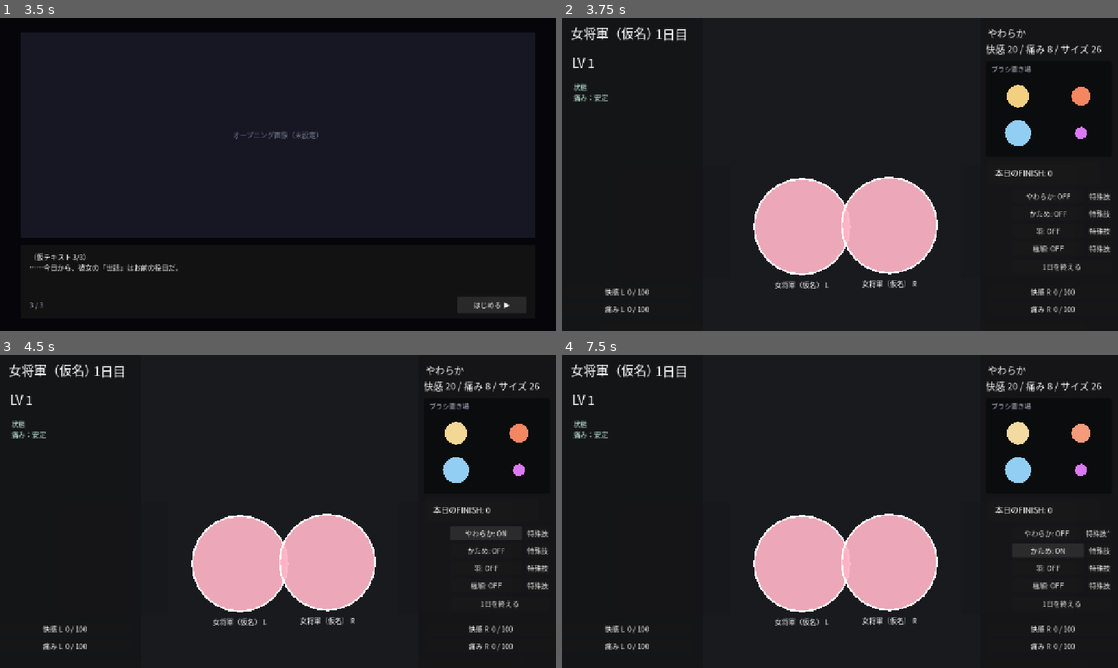
Above: before the commit, frames 1-4 (two rows, left to right).
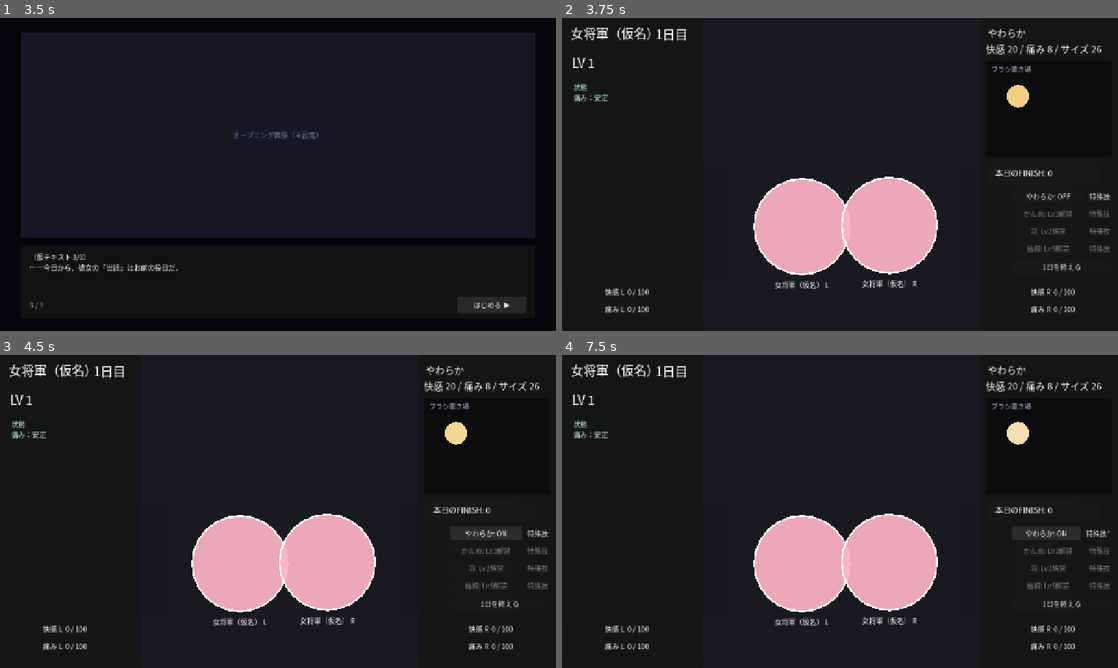
Above: after the commit, the same moments.

Repository: ankored33/slime
Game: Godot game, scene res://scenes/main.tscn
Two runs of this game, one before a commit and one after it. Both use one fixed random seed, a clock stepped at 60 frames per second and the inputs below.
Inputs:
- Up to frame 1 (3.5 s): click "はじめる" at 0.5 s; click "この娘をいじる" at 1.25 s; click "次へ ▼" at 2 s; click "次へ ▼" at 2.75 s
- Up to frame 2 (3.75 s): click "はじめる ▶" at 3.5 s
- Up to frame 3 (4.5 s): click "やわらか: OFF" at 4.25 s
- Up to frame 4 (7.5 s): click "やわらか: ON" at 5 s; click "特殊技" at 5.75 s; click "特殊技*" at 6.5 s; click "かため: OFF" (after the commit: "やわらか: OFF") at 7.25 s

Frame 1 is identical in both runs. In frame 2, 1.0% of the frame differs, in the area x 79-99%, y 22-75%; in frame 3, 1.0%; in frame 4, 1.1%.

Commit message:
Gate brushes behind character level unlocks
Soft brush is the Lv1 starter; feather, firm, and fine-point unlock
at Lv2/3/5 per character. Locked brushes are hidden from the rack
and excluded from picking, collision, and push-out, and their
control buttons are disabled showing the unlock level.

Co-Authored-By: Claude Fable 5 <noreply@anthropic.com>

Diff:
--- a/godot/scripts/game_rules.gd
+++ b/godot/scripts/game_rules.gd
@@ -36,6 +36,20 @@
 static func retention_ratio(level: int) -> float:
 	return minf(0.65, float(maxi(0, level - 1)) * 0.07)
 
+## Character level required to use each brush. Unknown ids unlock at Lv1.
+const BRUSH_UNLOCK_LEVELS := {
+	"brush-a": 1,
+	"brush-c": 2,
+	"brush-b": 3,
+	"brush-d": 5
+}
+
+static func brush_unlock_level(brush_id: String) -> int:
+	return int(BRUSH_UNLOCK_LEVELS.get(brush_id, 1))
+
+static func is_brush_unlocked(brush_id: String, level: int) -> bool:
+	return level >= brush_unlock_level(brush_id)
+
 static func banked_finish(day_finish_count: int, failed_by_pain: bool) -> int:
 	if failed_by_pain:
 		return int(floor(float(day_finish_count) * FAIL_PENALTY_RATIO))
--- a/godot/scripts/game_screen.gd
+++ b/godot/scripts/game_screen.gd
@@ -160,9 +160,18 @@
 	_right_slime.apply_species(_species, "R", right_config)
 	var level := int(_species.get("level", 1))
 	finish_threshold = GameRules.finish_threshold(level)
+	_apply_brush_unlocks(level)
 	_meta_label.text = "LV %d" % level
 	_day_label.text = "1日目"
 	reset_day()
+
+func _apply_brush_unlocks(level: int) -> void:
+	for brush: Brush in _brush_map.values():
+		var unlocked := GameRules.is_brush_unlocked(brush.brush_id, level)
+		brush.visible = unlocked
+		if not unlocked:
+			brush.is_active = false
+			brush.special_time_left = 0.0
 
 func _apply_slime_layout(slime: SlimeTarget, cfg: Dictionary) -> void:
 	var pos_variant: Variant = cfg.get("position", null)
@@ -223,6 +232,8 @@
 	var nearest: Brush
 	var nearest_distance: float = INF
 	for brush: Brush in _brush_map.values():
+		if not brush.visible:
+			continue
 		var distance: float = brush.position.distance_to(local_mouse)
 		if distance <= brush.hit_radius * 1.4 and distance < nearest_distance:
 			nearest = brush
@@ -235,6 +246,8 @@
 		var deepest := 0.0
 		var touched_by_active := false
 		for brush: Brush in _brush_map.values():
+			if not brush.visible:
+				continue
 			var overlap: float = brush.hit_radius + slime.radius - brush.global_position.distance_to(slime.global_position)
 			deepest = maxf(deepest, overlap)
 			if brush.is_active and overlap > 0.0:
@@ -288,14 +301,14 @@
 
 func _on_brush_toggle_pressed(brush_id: String) -> void:
 	var brush: Brush = _brush_map.get(brush_id)
-	if brush == null:
+	if brush == null or not brush.visible:
 		return
 	brush.is_active = not brush.is_active
 	_update_brush_controls()
 
 func _on_brush_special_pressed(brush_id: String) -> void:
 	var brush: Brush = _brush_map.get(brush_id)
-	if brush == null:
+	if brush == null or not brush.visible:
 		return
 	brush.trigger_special()
 	_update_brush_controls()
@@ -306,12 +319,23 @@
 		if brush == null:
 			continue
 		var toggle: Button = _brush_toggle_buttons[brush_id]
-		toggle.text = "%s: %s" % [_brush_display_name(brush), "ON" if brush.is_active else "OFF"]
 		var special: Button = _brush_special_buttons[brush_id]
-		special.text = "特殊技*" if brush.is_special_active() else "特殊技"
+		var locked := not brush.visible
+		toggle.disabled = locked
+		special.disabled = locked
+		if locked:
+			toggle.text = "%s: Lv%d解禁" % [_brush_display_name(brush), GameRules.brush_unlock_level(brush_id)]
+			special.text = "特殊技"
+		else:
+			toggle.text = "%s: %s" % [_brush_display_name(brush), "ON" if brush.is_active else "OFF"]
+			special.text = "特殊技*" if brush.is_special_active() else "特殊技"
 	var selected_brush: Brush = _held_brush
-	if selected_brush == null and not _brush_map.is_empty():
-		selected_brush = _brush_map.get(_sorted_brush_ids()[0])
+	if selected_brush == null:
+		for brush_id: String in _sorted_brush_ids():
+			var brush: Brush = _brush_map[brush_id]
+			if brush.visible:
+				selected_brush = brush
+				break
 	if selected_brush != null:
 		_brush_name_label.text = _brush_display_name(selected_brush)
 		_brush_spec_label.text = "快感 %d / 痛み %d / サイズ %d" % [
@@ -348,7 +372,8 @@
 func _resolve_brush_overlaps() -> void:
 	var brushes: Array[Brush] = []
 	for brush: Brush in _brush_map.values():
-		brushes.append(brush)
+		if brush.visible:
+			brushes.append(brush)
 	for i in range(brushes.size()):
 		for j in range(i + 1, brushes.size()):
 			var a := brushes[i]
@@ -368,12 +393,16 @@
 	if _wall_zones.is_empty():
 		return
 	for brush: Brush in _brush_map.values():
+		if not brush.visible:
+			continue
 		for wall in _wall_zones:
 			brush.position = GameRules.push_out_from_rect(brush.position, brush.hit_radius, wall.get_rect())
 
 func _apply_slime_push_out() -> void:
 	# Brushes can sink into the squished radius but never pass through.
 	for brush: Brush in _brush_map.values():
+		if not brush.visible:
+			continue
 		for slime: SlimeTarget in get_tree().get_nodes_in_group("slime_targets"):
 			var min_dist: float = brush.hit_radius + slime.get_hit_radius()
 			var delta_vec: Vector2 = brush.position - slime.position
--- a/godot/tests/run_flow_tests.gd
+++ b/godot/tests/run_flow_tests.gd
@@ -36,6 +36,8 @@
 	)
 
 	main._characters[0]["opening_seen"] = false
+	main._characters[0]["level"] = 1
+	main._characters[0]["finish_total"] = 0
 
 	_check(title.visible and not frame.visible and not game.visible, "boot: title screen only")
 
@@ -59,6 +61,11 @@
 	main._on_opening_next_pressed()
 	_check(game.visible and not opening.visible, "opening end -> game screen")
 	_check(bool(main._characters[0]["opening_seen"]), "opening marked as seen")
+
+	var brush_a: Node2D = main.get_node("GameScreen/Playfield/BrushA")
+	var brush_d: Node2D = main.get_node("GameScreen/Playfield/BrushD")
+	_check(brush_a.visible, "Lv1: soft brush available")
+	_check(not brush_d.visible, "Lv1: fine-point brush locked")
 
 	main._on_day_finished({
 		"species_id": "general",
--- a/godot/tests/run_tests.gd
+++ b/godot/tests/run_tests.gd
@@ -14,6 +14,7 @@
 	_test_polish_bonus()
 	_test_pain_resist()
 	_test_retention_ratio()
+	_test_brush_unlocks()
 	_test_banked_finish()
 	_test_push_out_from_rect()
 	print("---")
@@ -72,6 +73,17 @@
 	_check_near(GameRules.retention_ratio(10), 0.63, "retention: Lv10")
 	_check_near(GameRules.retention_ratio(100), 0.65, "retention: capped at 0.65")
 
+func _test_brush_unlocks() -> void:
+	_check(GameRules.is_brush_unlocked("brush-a", 1), "unlock: soft brush from Lv1")
+	_check(not GameRules.is_brush_unlocked("brush-c", 1), "unlock: feather locked at Lv1")
+	_check(GameRules.is_brush_unlocked("brush-c", 2), "unlock: feather at Lv2")
+	_check(not GameRules.is_brush_unlocked("brush-b", 2), "unlock: firm locked at Lv2")
+	_check(GameRules.is_brush_unlocked("brush-b", 3), "unlock: firm at Lv3")
+	_check(not GameRules.is_brush_unlocked("brush-d", 4), "unlock: fine-point locked at Lv4")
+	_check(GameRules.is_brush_unlocked("brush-d", 5), "unlock: fine-point at Lv5")
+	_check_eq(GameRules.brush_unlock_level("brush-d"), 5, "unlock: fine-point level lookup")
+	_check_eq(GameRules.brush_unlock_level("unknown"), 1, "unlock: unknown id defaults to Lv1")
+
 func _test_banked_finish() -> void:
 	_check_eq(GameRules.banked_finish(7, false), 7, "banked: voluntary end keeps all")
 	_check_eq(GameRules.banked_finish(7, true), 3, "banked: pain fail halves rounding down")
